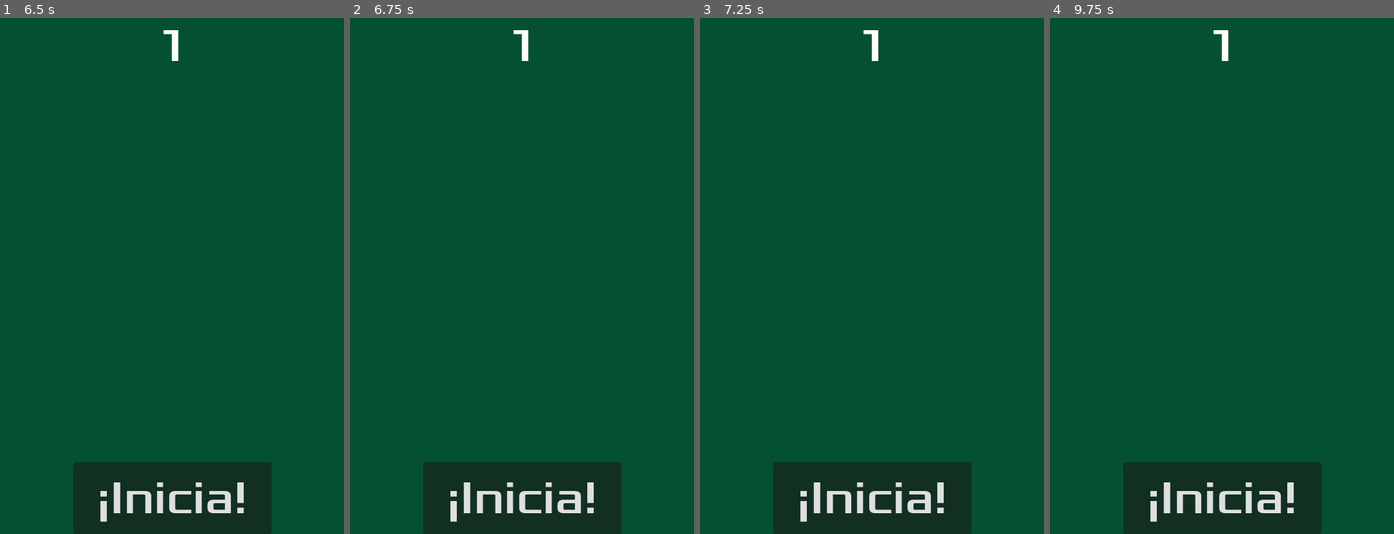
Above: before the commit, frames 1-4 (left to right).
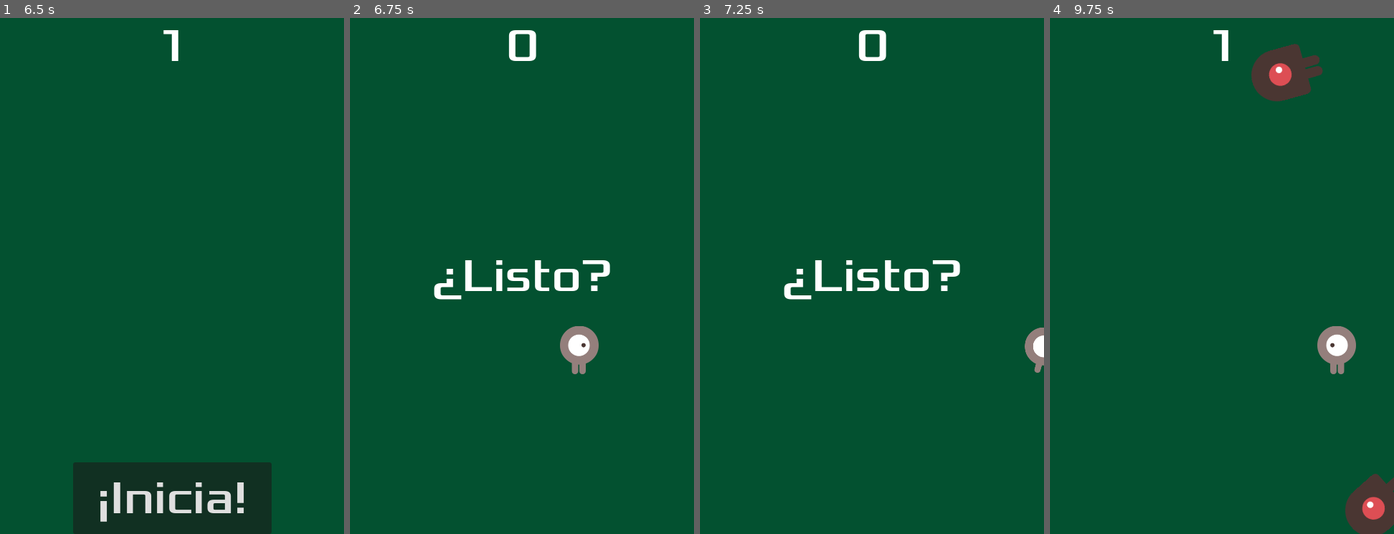
Above: after the commit, the same moments.

Repository: lemendozaru/Esquiva
Game: Godot game, scene res://scenes/main.tscn
Same seed, same stepped clock (60 frames per second), same inputs: the game is played once before the commit and once after it.
Inputs:
- Up to frame 1 (6.5 s): click "¡Inicia!" at 0.5 s; tap Enter at 1.25 s; hold Right (derecha) 1.28-2.03 s; hold Down (abajo) 2.03-2.78 s; hold Right (derecha) 2.78-3.53 s; hold Up (arriba) 3.53-4.28 s; hold Left (izquierda) 4.28-5.78 s; tap Space at 5 s; hold Down (abajo) from 5.78 s (still down)
- Up to frame 2 (6.75 s): tap Enter at 6.5 s; release Down (abajo) at 6.53 s; hold Right (derecha) from 6.53 s (still down)
- Up to frame 3 (7.25 s): keep holding Right (derecha)
- Up to frame 4 (9.75 s): release Right (derecha) at 7.28 s; hold Up (arriba) 7.28-8.03 s; hold Right (derecha) 8.03-8.78 s; hold Down (abajo) 8.78-9.53 s; hold Left (izquierda) from 9.53 s (still down)

Frame 1 is identical in both runs. In frame 2, 10% of the frame differs, in the area x 21-79%, y 2-100%; in frame 3, 9.9%; in frame 4, 12%, in the area x 21-100%, y 5-100%.

Commit message:
Soporte para mando
Soporte para control y atajos de teclado

Diff:
--- a/project.godot
+++ b/project.godot
@@ -26,21 +26,31 @@
 izquierda={
 "deadzone": 0.2,
 "events": [Object(InputEventKey,"resource_local_to_scene":false,"resource_name":"","device":-1,"window_id":0,"alt_press …(195 unchanged characters)…
+, Object(InputEventJoypadButton,"resource_local_to_scene":false,"resource_name":"","device":-1,"button_index":13,"pressure":0.0,"pressed":true,"script":null)
 ]
 }
 derecha={
 "deadzone": 0.2,
 "events": [Object(InputEventKey,"resource_local_to_scene":false,"resource_name":"","device":-1,"window_id":0,"alt_press …(195 unchanged characters)…
+, Object(InputEventJoypadButton,"resource_local_to_scene":false,"resource_name":"","device":-1,"button_index":14,"pressure":0.0,"pressed":true,"script":null)
 ]
 }
 arriba={
 "deadzone": 0.2,
 "events": [Object(InputEventKey,"resource_local_to_scene":false,"resource_name":"","device":-1,"window_id":0,"alt_press …(195 unchanged characters)…
+, Object(InputEventJoypadButton,"resource_local_to_scene":false,"resource_name":"","device":-1,"button_index":11,"pressure":0.0,"pressed":true,"script":null)
 ]
 }
 abajo={
 "deadzone": 0.2,
 "events": [Object(InputEventKey,"resource_local_to_scene":false,"resource_name":"","device":-1,"window_id":0,"alt_press …(195 unchanged characters)…
+, Object(InputEventJoypadButton,"resource_local_to_scene":false,"resource_name":"","device":-1,"button_index":12,"pressure":0.0,"pressed":true,"script":null)
+]
+}
+start_game={
+"deadzone": 0.2,
+"events": [Object(InputEventKey,"resource_local_to_scene":false,"resource_name":"","device":-1,"window_id":0,"alt_pressed":false,"shift_pressed":false,"ctrl_pressed":false,"meta_pressed":false,"pressed":false,"keycode":0,"physical_keycode":4194309,"key_label":0,"unicode":0,"location":0,"echo":false,"script":null)
+, Object(InputEventJoypadButton,"resource_local_to_scene":false,"resource_name":"","device":-1,"button_index":6,"pressure":0.0,"pressed":true,"script":null)
 ]
 }
 
--- a/scenes/hud.tscn
+++ b/scenes/hud.tscn
@@ -2,6 +2,12 @@
 
 [ext_resource type="FontFile" uid="uid://b3y856103aaj1" path="res://assets/fonts/Xolonium-Regular.ttf" id="1_ahhtf"]
 [ext_resource type="Script" uid="uid://vpmt1dj0ot36" path="res://scripts/hud.gd" id="1_oo0fn"]
+
+[sub_resource type="InputEventAction" id="InputEventAction_oo0fn"]
+action = &"start_game"
+
+[sub_resource type="Shortcut" id="Shortcut_5ysmq"]
+events = [SubResource("InputEventAction_oo0fn")]
 
 [node name="HUD" type="CanvasLayer" unique_id=480001187]
 script = ExtResource("1_oo0fn")
@@ -52,6 +58,7 @@
 grow_vertical = 0
 theme_override_fonts/font = ExtResource("1_ahhtf")
 theme_override_font_sizes/font_size = 64
+shortcut = SubResource("Shortcut_5ysmq")
 text = "¡Inicia!"
 
 [node name="MessageTimer" type="Timer" parent="." unique_id=2073131122]
Not shown, added: export_presets.cfg
Not shown, changed: .gitignore
